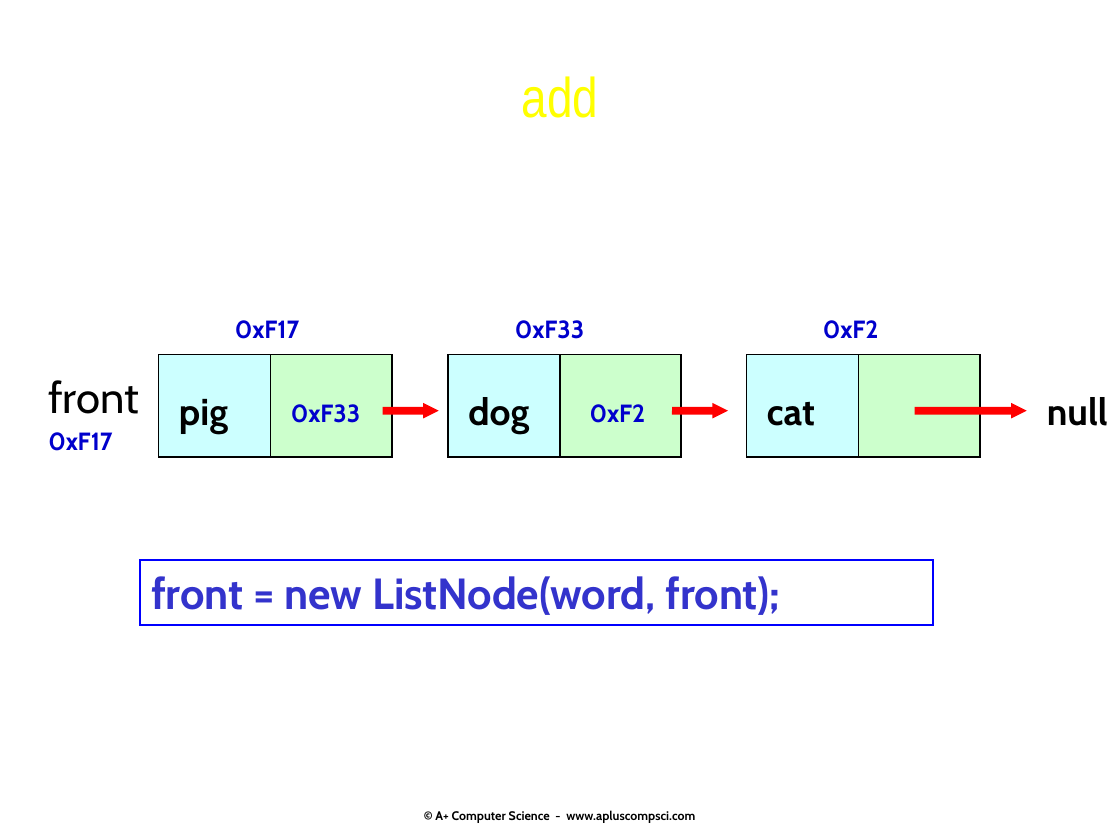
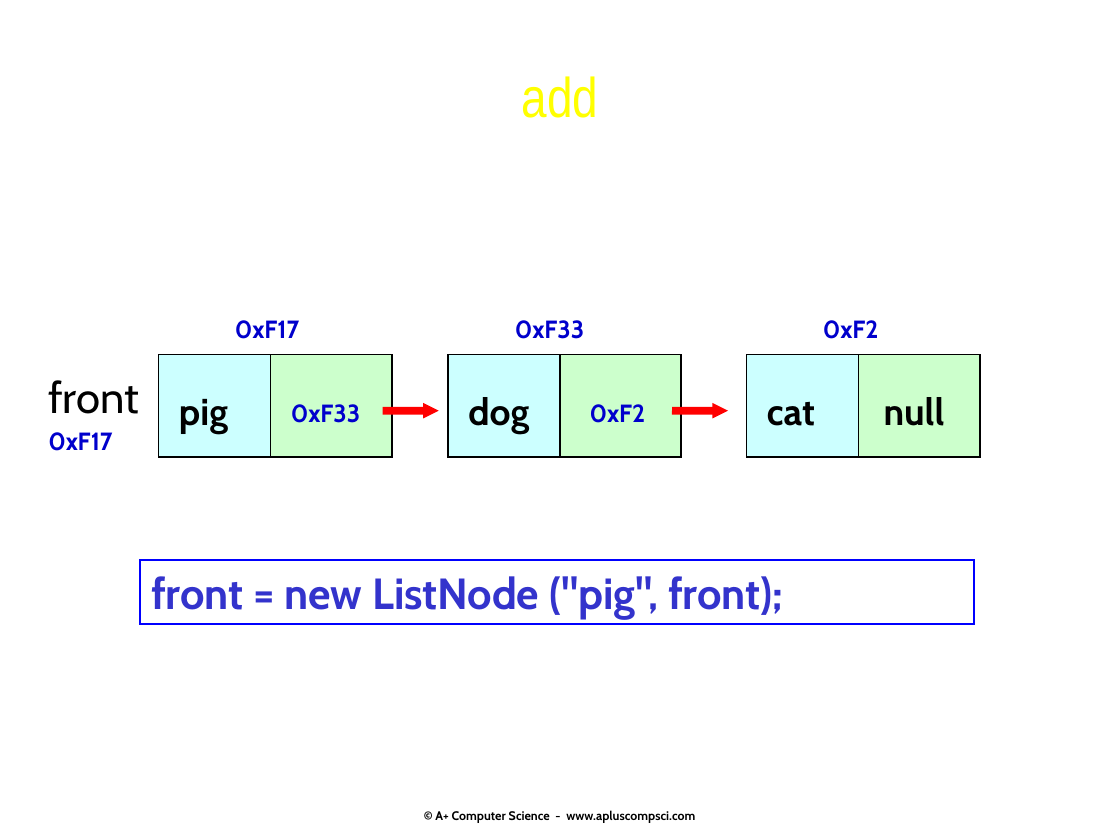
Before and after one commit to Cy-FairCS/cs3, a slide deck: slide 43 of u07a_linkedLists/notes/_linklists.16.pptx (slide 39 before the commit). Drawn at 1120x840 pixels with LibreOffice and Linux fonts; fonts in the diff are those of the drawing. Boxes give left, top, right and bottom in pixels: in the first picture for what was removed or moved away, otherwise in the second. Text is boxed around its words. In the diff, an @@ line names an element or a change of style, - is before the commit and + after.

```diff
--- a/u07a_linkedLists/notes/_linklists.16.pptx
+++ b/u07a_linkedLists/notes/_linklists.16.pptx
@@ text "null": place and size @@
-text "null" at (1047, 397, 1108, 426)
+text "null" at (884, 397, 945, 426)
@@ arrow removed from (915, 411) to (1027, 411) @@
@@ rectangle "front = new ListNode ("pig", ...": place and size @@
-rectangle "front = new ListNode ("pig", ..." at (140, 560, 933, 625)
+rectangle "front = new ListNode ("pig", ..." at (140, 560, 974, 624)
@@ text in rectangle at (151, 576, 783, 619): text changed @@
-front = new ListNode(word, front);
+front = new ListNode ("pig", front);
```
Also in this commit, not shown: 20 other slides changed, 10 slides added, 2 slides removed, 13 other files.
